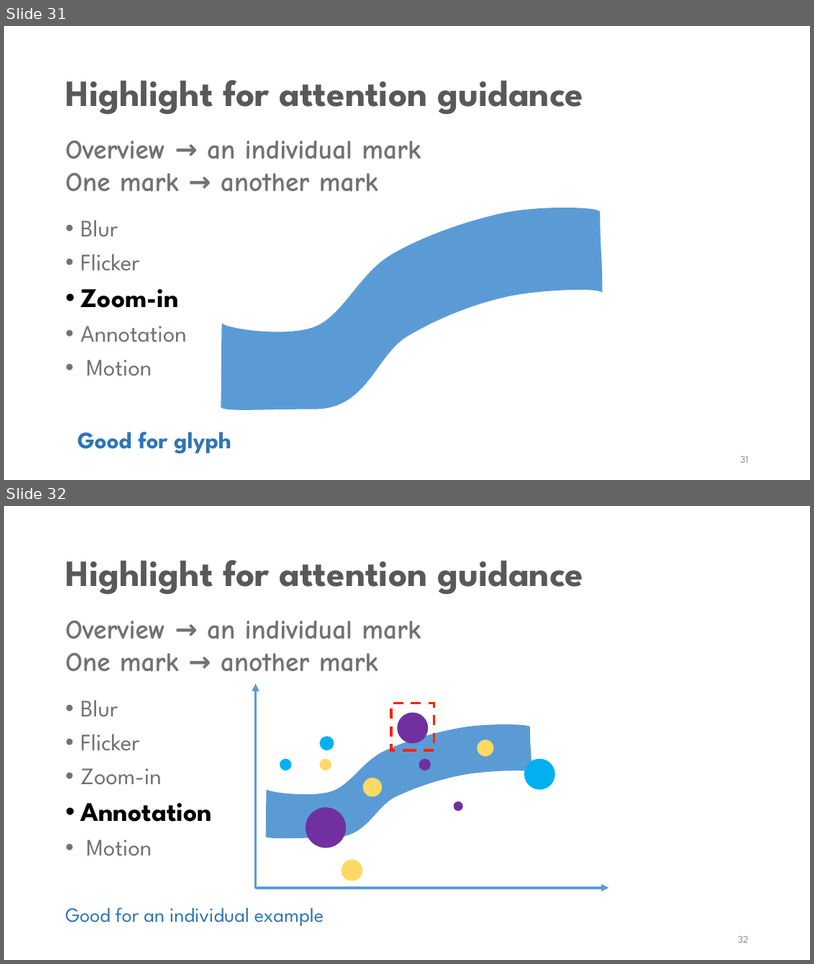
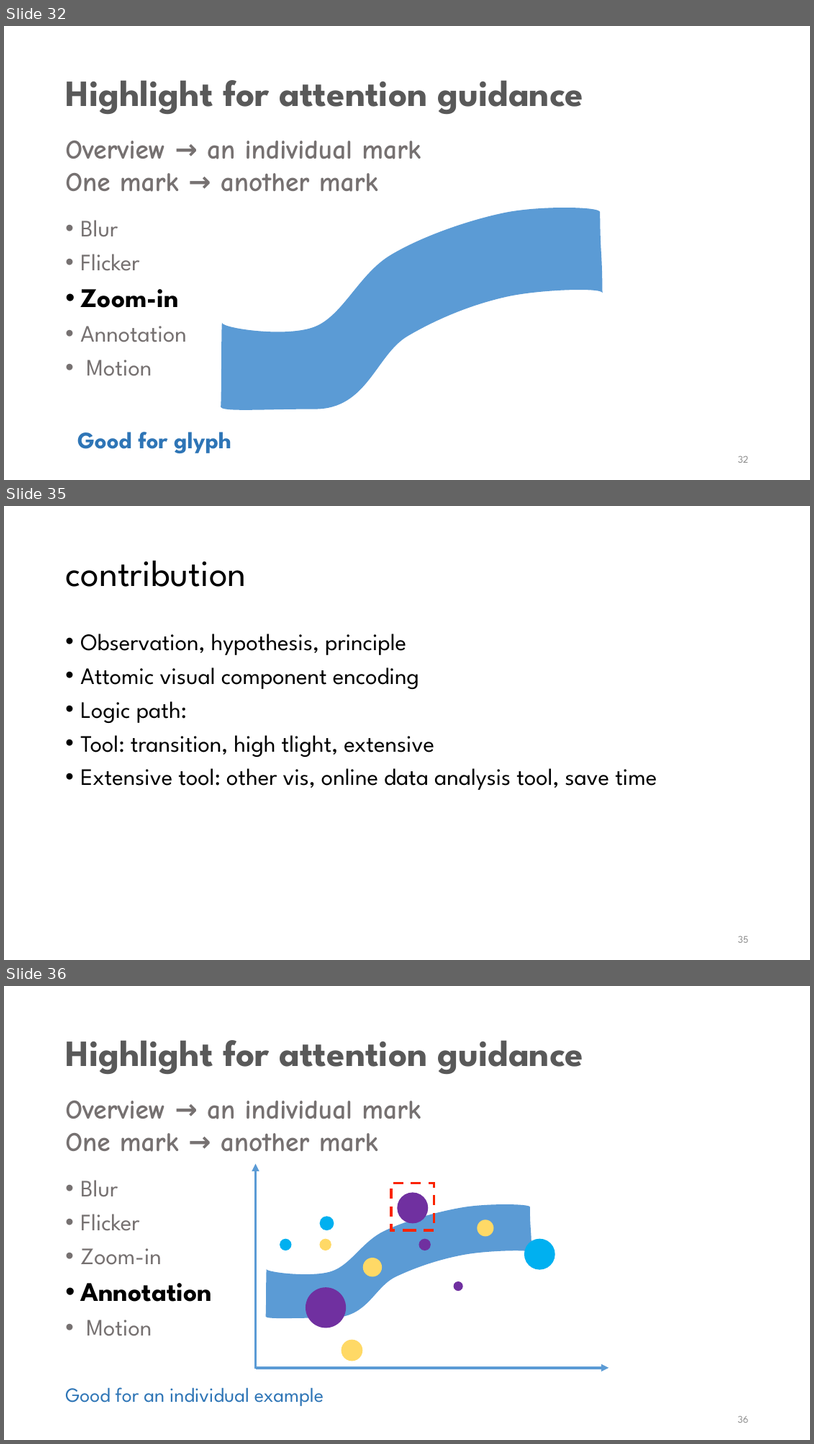
Before and after one commit to wangqianwen0418/decompose-vis, a slide deck: Narvis.pptx. Shown one above the other, each under a label of ours: slides 31 and 32 before the commit, slides 32, 35 and 36 after it; the slides between them are not shown. The pictures are 814x964 and 814x1444 pixels, drawn with LibreOffice and Linux fonts; fonts in the diff are those of the drawing. Boxes give left, top, right and bottom in pixels: in the first picture for what was removed or moved away, otherwise in the second. Text is boxed around its words. In the diff, an @@ line names an element or a change of style, - is before the commit and + after.

```diff
--- a/Narvis.pptx
+++ b/Narvis.pptx
@@ slide 35 added at [4,506,810,960], background #FFFFFF @@
@@ title added at [65,560,246,587], 44 pt, text #000000 @@
+contribution
@@ text added at [80,633,657,790], 28 pt, text #000000 @@
+• Observation, hypothesis, principle
+• Attomic visual component encoding
+• Logic path:
+• Tool: transition, high tlight, extensive
+• Extensive tool: other vis, online data analysis tool, save time
@@ page number added at [738,935,749,942], 12 pt, text #8C8C8C @@
+35
@@ what was slide 31 is now slide 32 @@
@@ page number at [738,455,749,462]: text changed @@
-31
+32
@@ what was slide 32 is now slide 36 @@
@@ page number at [738,1416,749,1422]: text changed @@
-32
+36
```
Also in this commit, not shown: 4 slides changed, 3 other slides added, 7 other files.
